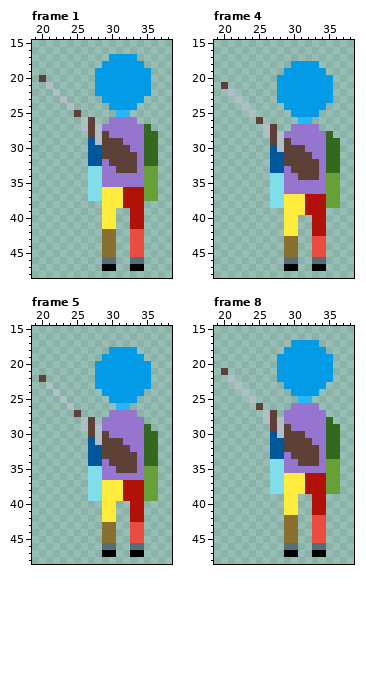
File history of a pixel-art file, The Fallen Guardian/Assets/Art/Characters/Player/Idle/Player_Idle_Up.aseprite. This is how it looked before the edit.
64x64 pixels, 8 frames. Shown: frame 1: x 19..38, y 15..48; frame 4: x 19..38, y 15..48; frame 5: x 19..38, y 15..48; frame 8: x 19..38, y 15..48. The commit also changed other frames, which this record leaves out.
Now the later version:
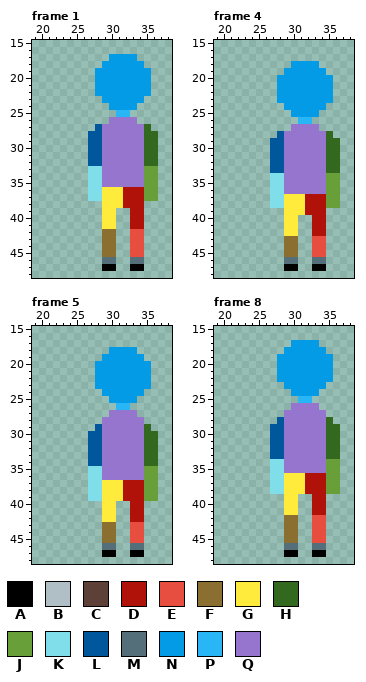
Palette (. is transparent): A #000000  B #b0bec5  C #5d4037  D #b0120a  E #e84e40  F #8a6f30  G #ffeb3b  H #33691e  J #689f38  K #80deea  L #01579b  M #546e7a  N #039be5  P #29b6f6  Q #9575cd
Difference:
layer "Weapons/Club" now hidden
--- frame 1
@@ x 19..38 @@
 19 .........NNNNNNNN...
-20 .C.......NNNNNNNN...
-21 ..B......NNNNNNNN...
-22 ...B.....NNNNNNNN...
-23 ....B.....NNNNNN....
-24 .....B.....NNNN.....
-25 ......C.....PP......
-26 .......BC..QQQQ.....
-27 .......BCBQQQQQQH...
-28 ........CBCQQQQQHH..
-29 ........LBCCCQQQHH..
-30 ........LLCCCCQQHH..
-31 ........LLCCCCCQHH..
-32 ........LLQCCCCQHH..
-33 ........KKQQCCCQJJ..
+20 .........NNNNNNNN...
+21 .........NNNNNNNN...
+22 .........NNNNNNNN...
+23 ..........NNNNNN....
+24 ...........NNNN.....
+25 ............PP......
+26 ...........QQQQ.....
+27 .........LQQQQQQH...
+28 ........LLQQQQQQHH..
+29 ........LLQQQQQQHH..
+30 ........LLQQQQQQHH..
+31 ........LLQQQQQQHH..
+32 ........LLQQQQQQHH..
+33 ........KKQQQQQQJJ..
 34 ........KKQQQQQQJJ..
--- frame 4
@@ x 19..38 @@
 20 .........NNNNNNNN...
-21 .C.......NNNNNNNN...
-22 ..B......NNNNNNNN...
-23 ...B.....NNNNNNNN...
-24 ....B.....NNNNNN....
-25 .....B.....NNNN.....
-26 ......C.....PP......
-27 .......BC..QQQQ.....
-28 .......BCBQQQQQQH...
-29 ........CBCQQQQQHH..
-30 ........LBCCCQQQHH..
-31 ........LLCCCCQQHH..
-32 ........LLCCCCCQHH..
-33 ........LLQCCCCQHH..
-34 ........KKQQCCCQJJ..
+21 .........NNNNNNNN...
+22 .........NNNNNNNN...
+23 .........NNNNNNNN...
+24 ..........NNNNNN....
+25 ...........NNNN.....
+26 ............PP......
+27 ...........QQQQ.....
+28 .........LQQQQQQH...
+29 ........LLQQQQQQHH..
+30 ........LLQQQQQQHH..
+31 ........LLQQQQQQHH..
+32 ........LLQQQQQQHH..
+33 ........LLQQQQQQHH..
+34 ........KKQQQQQQJJ..
 35 ........KKQQQQQQJJ..
--- frame 5
@@ x 19..38 @@
 21 .........NNNNNNNN...
-22 .C.......NNNNNNNN...
-23 ..B......NNNNNNNN...
-24 ...B......NNNNNN....
-25 ....B......NNNN.....
-26 .....B......PP......
-27 ......C....QQQQ.....
-28 .......BC.QQQQQQ....
-29 .......BCBQQQQQQH...
-30 ........CBCQQQQQHH..
-31 ........LBCCCQQQHH..
-32 ........LLCCCCQQHH..
-33 ........LLCCCCCQHH..
-34 ........LLQCCCCQHH..
-35 ........KKQQCCCQJJ..
+22 .........NNNNNNNN...
+23 .........NNNNNNNN...
+24 ..........NNNNNN....
+25 ...........NNNN.....
+26 ............PP......
+27 ...........QQQQ.....
+28 ..........QQQQQQ....
+29 .........LQQQQQQH...
+30 ........LLQQQQQQHH..
+31 ........LLQQQQQQHH..
+32 ........LLQQQQQQHH..
+33 ........LLQQQQQQHH..
+34 ........LLQQQQQQHH..
+35 ........KKQQQQQQJJ..
 36 ........KKQQQQQQJJ..
--- frame 8
@@ x 19..38 @@
 20 .........NNNNNNNN...
-21 .C.......NNNNNNNN...
-22 ..B......NNNNNNNN...
-23 ...B......NNNNNN....
-24 ....B......NNNN.....
-25 .....B......PP......
-26 ......C....QQQQ.....
-27 .......BC.QQQQQQ....
-28 .......BCBQQQQQQH...
-29 ........CBCQQQQQHH..
-30 ........LBCCCQQQHH..
-31 ........LLCCCCQQHH..
-32 ........LLCCCCCQHH..
-33 ........LLQCCCCQHH..
-34 ........KKQQCCCQJJ..
+21 .........NNNNNNNN...
+22 .........NNNNNNNN...
+23 ..........NNNNNN....
+24 ...........NNNN.....
+25 ............PP......
+26 ...........QQQQ.....
+27 ..........QQQQQQ....
+28 .........LQQQQQQH...
+29 ........LLQQQQQQHH..
+30 ........LLQQQQQQHH..
+31 ........LLQQQQQQHH..
+32 ........LLQQQQQQHH..
+33 ........LLQQQQQQHH..
+34 ........KKQQQQQQJJ..
 35 ........KKQQQQQQJJ..
Pixel boxes of the changes (left, top, right, bottom) in both pictures:
changed: (39, 75, 137, 173)
changed: (221, 82, 319, 180)
changed: (39, 375, 137, 473)
changed: (221, 368, 319, 466)
